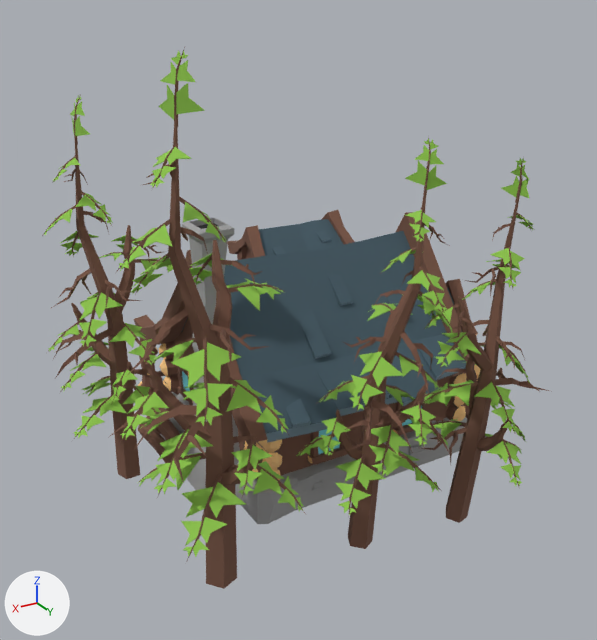
The glTF model public/models/cabin.glb, before and after one commit.
Both versions are drawn from a 50 mm camera at (2.71, 4.55, 2.48) aimed at (-0.29, -0.45, -0.02). Every picture has the same lights, and +X, +Y and +Z are marked at lower left.

Objects in the first picture: 'group111155014', 'group1283203162', 'group1383119677', 'group1624026627', 'group182768936', 'group1958003972', 'group1959508968', 'group2091678014', 'group213256307', 'group219459434', 'group374118918', 'group452503139', 'group551173013'.
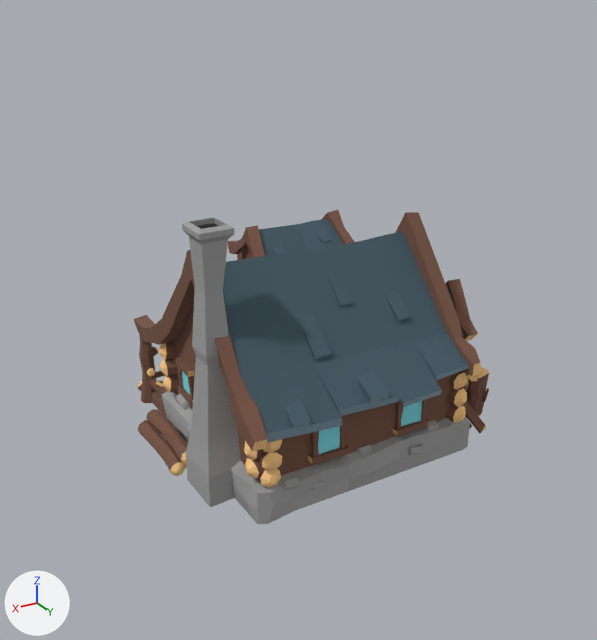
Where the change shows, as pixel boxes (x1, y1, x2, y2) in the pictures (597 x 640 px):
'group111155014', no longer drawn
    before: (109, 47, 305, 589)
    faces in mat_mat20 (brown #785545): (109, 47, 305, 589)
    faces in mat_mat9 (green #8ec44b): (118, 51, 304, 557)
'group219459434', no longer drawn
    before: (296, 138, 454, 549)
    faces in mat_mat20 (brown #785545): (297, 142, 451, 549)
    faces in mat_mat9 (green #8ec44b): (296, 138, 454, 515)
'group551173013', no longer drawn
    before: (421, 158, 549, 523)
    faces in mat_mat20 (brown #785545): (421, 159, 549, 523)
    faces in mat_mat9 (green #8ec44b): (423, 158, 535, 486)
'group452503139', no longer drawn
    before: (43, 94, 173, 479)
    faces in mat_mat20 (brown #785545): (43, 94, 167, 479)
    faces in mat_mat9 (green #8ec44b): (44, 95, 173, 438)
'group1624026627', no longer drawn
    before: (99, 252, 123, 260)
'group1383119677', unchanged, uncovered by the edit
    before: (182, 218, 240, 490)
    after: (182, 218, 241, 507)

Edits to the bpy script that builds the scene:
```text
Change ob_group452503139:
    ob_group452503139: bpy.data.objects.new('group452503139', me_mesh_118) -> bpy.data.objects.new('group452503139', None)
Change ob_group1624026627:
    ob_group1624026627: bpy.data.objects.new('group1624026627', me_mesh_119) -> bpy.data.objects.new('group1624026627', None)
Change ob_group219459434:
    ob_group219459434: bpy.data.objects.new('group219459434', me_mesh_120) -> bpy.data.objects.new('group219459434', None)
Change ob_group551173013:
    ob_group551173013: bpy.data.objects.new('group551173013', me_mesh_121) -> bpy.data.objects.new('group551173013', None)
Change ob_group111155014:
    ob_group111155014: bpy.data.objects.new('group111155014', me_mesh_122) -> bpy.data.objects.new('group111155014', None)
```
